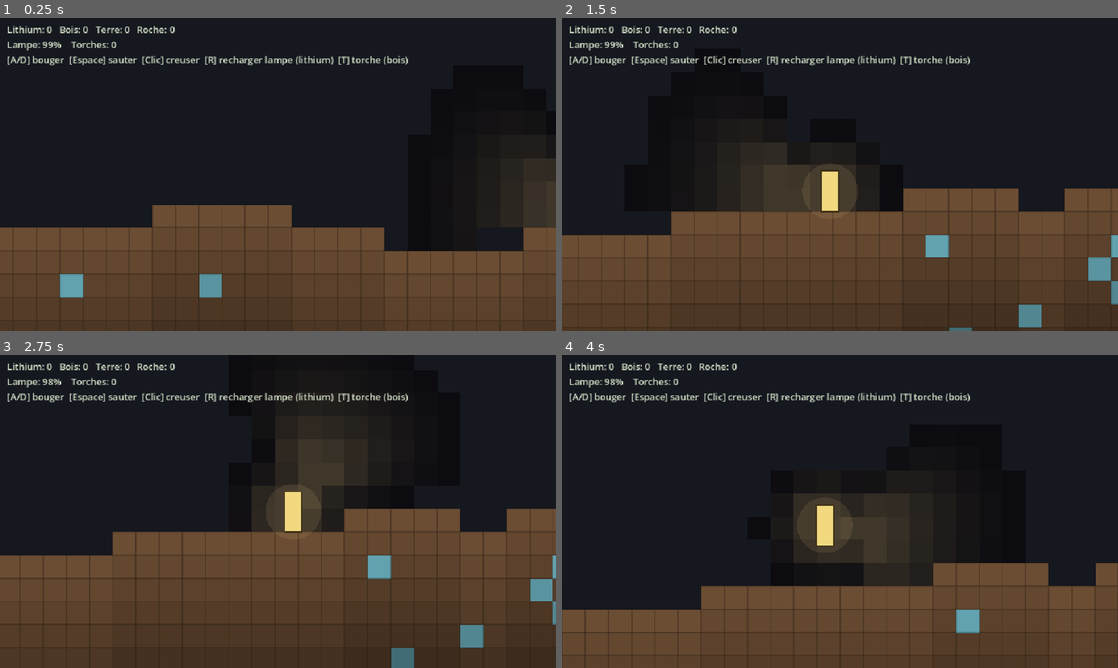
Above: before the commit, frames 1-4 (two rows, left to right).
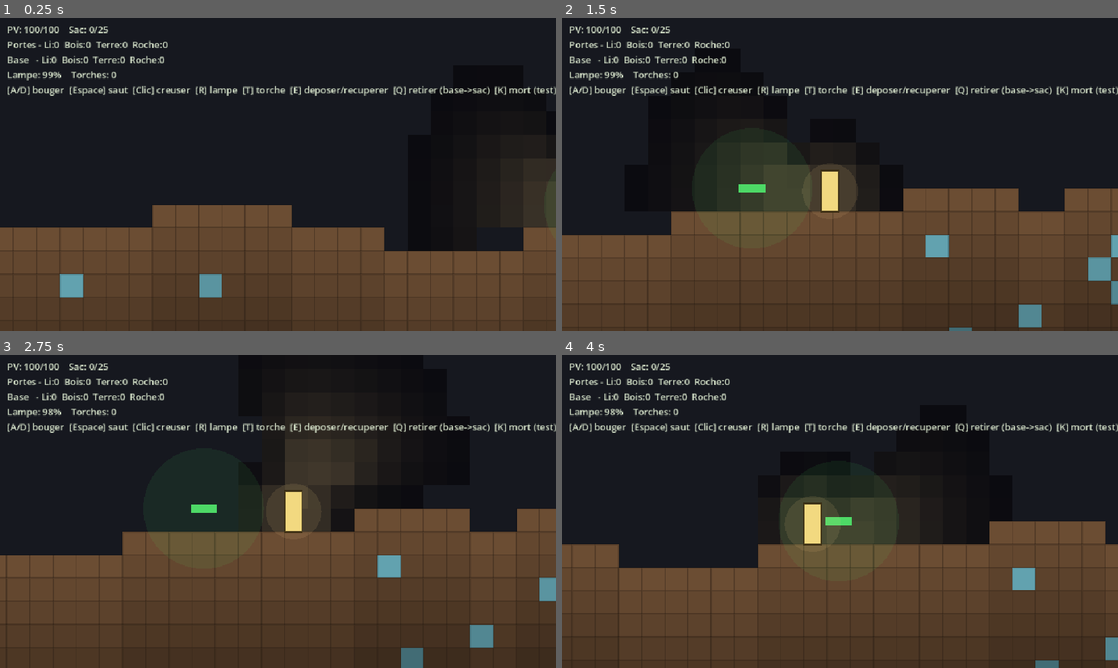
Above: after the commit, the same moments.

Repository: MrAuGIR/lesEnfouis
Game: Godot game, scene res://main.tscn
Two runs of this game, one before a commit and one after it. Both use one fixed random seed, a clock stepped at 60 frames per second and the inputs below.
Inputs (mouse positions are in pixels of both pictures, inside the frame that each line leads up to):
- Up to frame 1 (0.25 s): no input
- Up to frame 2 (1.5 s): tap Enter at 0.5 s; move the mouse to (962, 158) at 0.52 s; hold D 0.53-1.28 s; tap E at 0.6 s; click (962, 158) at 0.67 s; tap Space at 0.77 s; tap Q at 0.8, 1.35 s; move the mouse to (728, 190) at 1.27 s; hold A from 1.28 s (still down)
- Up to frame 3 (2.75 s): tap Space at 1.52 s; tap K at 1.55, 2.1 s; move the mouse to (333, 442) at 2.02 s; release A at 2.03 s; hold D from 2.03 s (still down); tap E at 2.3 s
- Up to frame 4 (4 s): move the mouse to (812, 574) at 2.77 s; release D at 2.78 s; hold W 2.78-3.53 s; tap E at 2.85 s; click (812, 574) at 2.92 s; tap Space at 3.02, 3.77 s; tap Q at 3.05, 3.6 s; move the mouse to (1006, 558) at 3.52 s; hold A from 3.53 s (still down); tap K at 3.8 s

The runs differ from the first frame. In frame 1, 3.3% of the frame differs, in the area x 1-100%, y 2-25%; in frame 2, 3.4%; in frame 3, 6.3%; in frame 4, 21%, in the area x 0-100%, y 2-100%.

Commit message:
[proto] Jalon 2 : sac limité, dépôt à la base & mort/cache (extraction)
- Sac à capacité limitée (25) : au-delà, le butin ramassé est perdu
- Base de dépôt à la surface (point de départ) : E pour déposer + se soigner,
  Q pour retirer (priorité au carburant), HUD distinguant Portés vs Base
- PV + dégâts de chute comme cause de mort naturelle (K = mort de test)
- Mort → butin transporté largué dans une cache récupérable (façon Souls),
  réapparition à la base ; remourir avant récupération perd la cache
- GDD (section 07) : inventaire visé façon Minecraft (slots/stacks/drag-drop),
  prototype volontairement abstrait (compteur + E/Q)

Co-Authored-By: Claude Opus 4.8 <noreply@anthropic.com>

Diff:
--- a/prototype/scripts/Game.gd
+++ b/prototype/scripts/Game.gd
@@ -45,6 +45,14 @@
 const TORCH_RADIUS := 5.5        # tuiles : portée d'une torche posée
 const TORCH_CORE := 1.5          # tuiles : pleine lumière au pied de la torche
 
+# --- Sac, base, mort (Jalon 2) ----------------------------------------------
+const BAG_CAP := 25              # capacité du sac (nb d'objets transportés)
+const MAX_HP := 100.0
+const FALL_SAFE := 380.0         # vitesse de chute sans dégât (px/s)
+const FALL_DMG := 0.25           # dégâts par unité de vitesse au-delà du seuil
+const BASE_RANGE := 2.6 * TILE   # portée de dépôt à la base
+const CACHE_RANGE := 2.0 * TILE  # portée de récupération d'une cache
+
 # Types de tuile
 const EMPTY := 0
 const DIRT := 1
@@ -74,6 +82,16 @@
 var lamp_factor := 1.0            # 0..1 : intensité de la lampe selon le carburant
 var torches: Array[Vector2i] = [] # torches posées (sécurisent un chemin)
 
+var hp := MAX_HP
+var store_dirt := 0               # stockage de la base (butin déposé)
+var store_rock := 0
+var store_wood := 0
+var store_lithium := 0
+var base_pos := Vector2.ZERO      # point de dépôt (surface, départ)
+var cache_active := false         # une cache de butin attend d'être récupérée
+var cache_pos := Vector2.ZERO
+var cache := {"dirt": 0, "rock": 0, "wood": 0, "lithium": 0}
+
 var flashes := []   # éclats de creusage : {cell:Vector2i, t:float}
 
 var camera: Camera2D
@@ -84,6 +102,7 @@
 	randomize()
 	_generate_world()
 	_spawn_player()
+	base_pos = pos
 	_make_camera()
 	_make_hud()
 
@@ -173,7 +192,12 @@
 	_update_hud()
 
 func _update_hud() -> void:
-	hud.text = "Lithium: %d   Bois: %d   Terre: %d   Roche: %d\nLampe: %d%%    Torches: %d\n[A/D] bouger  [Espace] sauter  [Clic] creuser  [R] recharger lampe (lithium)  [T] torche (bois)" % [res_lithium, res_wood, res_dirt, res_rock, int(lamp_fuel / LAMP_AUTONOMY * 100.0), torches.size()]
+	var bagline := "Sac: %d/%d" % [_bag_total(), BAG_CAP]
+	if _bag_total() >= BAG_CAP:
+		bagline += "  (PLEIN)"
+	if cache_active:
+		bagline += "     >> CACHE a recuperer <<"
+	hud.text = "PV: %d/%d    %s\nPortes - Li:%d  Bois:%d  Terre:%d  Roche:%d\nBase   - Li:%d  Bois:%d  Terre:%d  Roche:%d\nLampe: %d%%    Torches: %d\n[A/D] bouger  [Espace] saut  [Clic] creuser  [R] lampe  [T] torche  [E] deposer/recuperer  [Q] retirer (base->sac)  [K] mort (test)" % [int(hp), int(MAX_HP), bagline, res_lithium, res_wood, res_dirt, res_rock, store_lithium, store_wood, store_dirt, store_rock, int(lamp_fuel / LAMP_AUTONOMY * 100.0), torches.size()]
 
 # --- Boucle -----------------------------------------------------------------
 func _physics_process(delta: float) -> void:
@@ -204,6 +228,12 @@
 			_refuel()
 		elif event.keycode == KEY_T:
 			_place_torch()
+		elif event.keycode == KEY_E:
+			_interact()
+		elif event.keycode == KEY_Q:
+			_withdraw()
+		elif event.keycode == KEY_K:
+			_damage(MAX_HP)   # mort de test
 
 func _refuel() -> void:
 	if res_lithium > 0 and lamp_fuel < LAMP_AUTONOMY:
@@ -215,6 +245,78 @@
 	if res_wood > 0 and not _is_solid(cell.x, cell.y) and not torches.has(cell):
 		res_wood -= 1
 		torches.append(cell)
+
+func _bag_total() -> int:
+	return res_dirt + res_rock + res_wood + res_lithium
+
+func _damage(amount: float) -> void:
+	hp = maxf(0.0, hp - amount)
+	if hp <= 0.0:
+		_die()
+	_update_hud()
+
+func _die() -> void:
+	# Largue le butin transporté dans une cache (Souls). Une cache précédente est perdue.
+	if _bag_total() > 0:
+		cache_active = true
+		cache_pos = pos
+		cache = {"dirt": res_dirt, "rock": res_rock, "wood": res_wood, "lithium": res_lithium}
+		res_dirt = 0
+		res_rock = 0
+		res_wood = 0
+		res_lithium = 0
+	# Réapparition à la base, PV pleins
+	pos = base_pos
+	vel = Vector2.ZERO
+	hp = MAX_HP
+
+func _interact() -> void:
+	if pos.distance_to(base_pos) <= BASE_RANGE:
+		_deposit()
+	elif cache_active and pos.distance_to(cache_pos) <= CACHE_RANGE:
+		_recover_cache()
+
+func _deposit() -> void:
+	store_dirt += res_dirt
+	store_rock += res_rock
+	store_wood += res_wood
+	store_lithium += res_lithium
+	res_dirt = 0
+	res_rock = 0
+	res_wood = 0
+	res_lithium = 0
+	hp = MAX_HP   # on se soigne à la base
+	_update_hud()
+
+func _withdraw() -> void:
+	# Base → sac (en priorité le carburant), dans la limite de capacité.
+	if pos.distance_to(base_pos) > BASE_RANGE:
+		return
+	var space := BAG_CAP - _bag_total()
+	var n := mini(space, store_lithium)
+	res_lithium += n
+	store_lithium -= n
+	space -= n
+	n = mini(space, store_wood)
+	res_wood += n
+	store_wood -= n
+	space -= n
+	n = mini(space, store_rock)
+	res_rock += n
+	store_rock -= n
+	space -= n
+	n = mini(space, store_dirt)
+	res_dirt += n
+	store_dirt -= n
+	_update_hud()
+
+func _recover_cache() -> void:
+	res_dirt += cache["dirt"]
+	res_rock += cache["rock"]
+	res_wood += cache["wood"]
+	res_lithium += cache["lithium"]
+	cache_active = false
+	_update_hud()
 
 # --- Déplacement + collision contre la grille -------------------------------
 func _move(delta: float) -> void:
@@ -234,9 +336,13 @@
 	# Axe X
 	pos.x += vel.x * delta
 	_resolve_axis(true)
-	# Axe Y
+	# Axe Y (+ dégâts de chute)
+	var vy := vel.y
+	var was_floor := on_floor
 	pos.y += vel.y * delta
 	on_floor = _resolve_axis(false)
+	if on_floor and not was_floor and vy > FALL_SAFE:
+		_damage((vy - FALL_SAFE) * FALL_DMG)
 
 func _resolve_axis(is_x: bool) -> bool:
 	var landed := false
@@ -300,17 +406,21 @@
 func _break_tile(tx: int, ty: int) -> void:
 	var t := _tile(tx, ty)
 	grid[ty * GRID_W + tx] = EMPTY
+	flashes.append({"cell": Vector2i(tx, ty), "t": 0.18})
+	if t == WALL:
+		_update_hud()
+		return   # béton : gravats, rien à ramasser
+	if _bag_total() >= BAG_CAP:
+		_update_hud()
+		return   # sac plein : la ressource est perdue
 	if t == ROCK:
 		res_rock += 1
 	elif t == WOOD:
 		res_wood += 1
 	elif t == LITHIUM:
 		res_lithium += 1
-	elif t == WALL:
-		pass   # béton : gravats, aucune ressource
 	else:
 		res_dirt += 1
-	flashes.append({"cell": Vector2i(tx, ty), "t": 0.18})
 	_update_hud()
 
 func _update_flashes(delta: float) -> void:
@@ -471,6 +581,12 @@
 		var tc := Vector2(c.x * TILE + TILE * 0.5, c.y * TILE + TILE * 0.5)
 		draw_circle(tc, TORCH_CORE * TILE, Color(1.0, 0.7, 0.3, 0.12))
 		draw_rect(Rect2(tc + Vector2(-2, -5), Vector2(4, 10)), Color(1.0, 0.75, 0.35))
+	# Base (dépôt, à la surface) et cache de butin (à la mort)
+	draw_circle(base_pos, BASE_RANGE, Color(0.3, 0.9, 0.4, 0.08))
+	draw_rect(Rect2(base_pos + Vector2(-9, -3), Vector2(18, 6)), Color(0.3, 0.85, 0.4))
+	if cache_active:
+		draw_circle(cache_pos, CACHE_RANGE, Color(0.95, 0.75, 0.25, 0.16))
+		draw_rect(Rect2(cache_pos + Vector2(-4, -4), Vector2(8, 8)), Color(0.95, 0.8, 0.3))
 	# Halo central + héros (le héros porte la lumière ; le halo faiblit avec le carburant)
 	draw_circle(pos, LAMP_AMBIENT_CORE * TILE, Color(c_lamp.r, c_lamp.g, c_lamp.b, 0.10 * lamp_factor))
 	draw_rect(Rect2(pos - half, half * 2.0), Color(0.95, 0.85, 0.5))
Not shown, changed: docs/07-ux-ui-accessibilite.md
Not shown, changed: prototype/README.md
